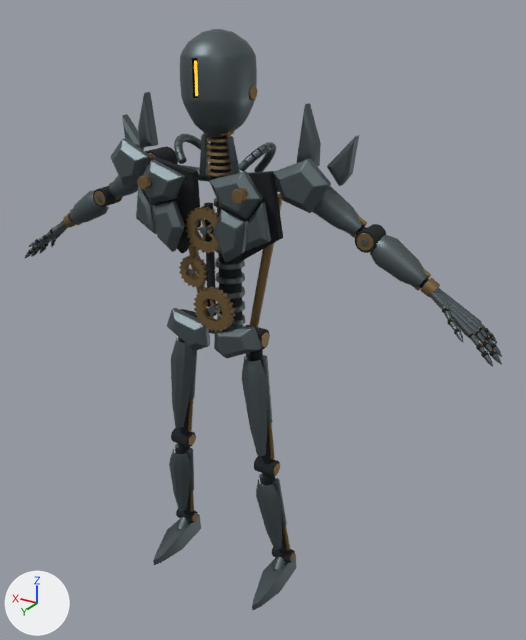
One commit to the glTF model assets/characters/rigged/custodian-study.glb: the scene before it, then after it.
Both versions are drawn from a 50 mm lens placed at (-1.38, 2.02, 2.15), pointed at (-0.13, -0.06, 1.11). Lighting does not change. The marker at lower left points along +X, +Y and +Z. The first picture is the older version. Vertices at exactly the same position are counted once.

In view in the first picture: 'Custodian_BodyStudy'.
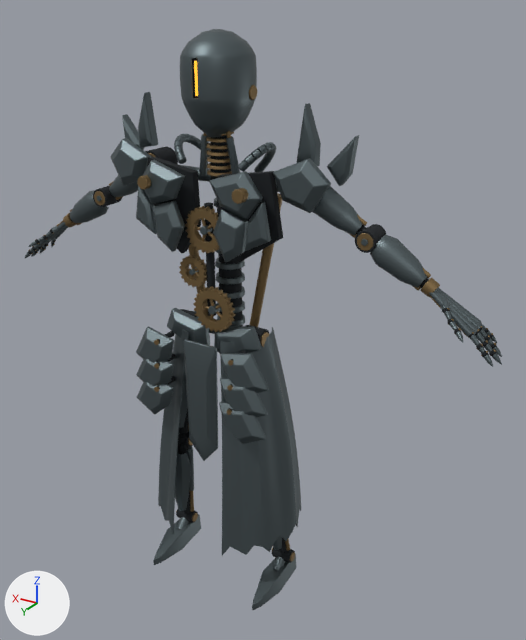
Commit message: art: shape Custodian split coat silhouette

Diff of the bpy script that builds the scene:
```diff
--- a/assets/characters/rigged/custodian-study.glb.py
+++ b/assets/characters/rigged/custodian-study.glb.py
@@ me_visor_shell @@
 # used by ob_custodian_bodystudy; location = (0.0, 0.0, 0.0)
-me_visor_shell.from_pydata(...)  # 49186 vertices, 97248 faces; spans x -0.99..0.99, y -0.13..0.21, z 0.02..2.08
+me_visor_shell.from_pydata(...)  # 55211 vertices, 109214 faces; spans x -0.99..0.99, y -0.13..0.22, z 0.02..2.08
+# me_visor_shell part 1: the loose piece of 96 vertices spanning x 0.87..0.89, y 0.07..0.09, z 1.26..1.27 is copied, and the copy is multiplied about its middle by the matrix ((-1.21, 1.21, 0.0), (-3.067, -3.065, 2.211), (0.55, 0.549, 1.524)), then moved by (-0.72, 0.09, -0.21), in mat_custodian_recess (black #161b1f); it spans x 0.15..0.17, y 0.11..0.19, z 1.04..1.06
+# me_visor_shell part 2: 24 vertices moved within x -0.19..0.19, y -0.01..0.05, z 1.05..1.09; 5065 vertices added at x -0.31..0.31, y -0.12..0.22, z 0.24..1.09
+# other edits to the shape of me_visor_shell do not show in these pictures
 me_visor_shell.materials.append(mat_custodian_iron)
```

Where the change shows, as pixel boxes (x1, y1, x2, y2) in the pictures (526 x 640 px):
part 1 of me_visor_shell, added: after (156, 331, 174, 342)
part 2 of me_visor_shell, built on: before (259, 331, 270, 349); after (136, 311, 301, 555)
